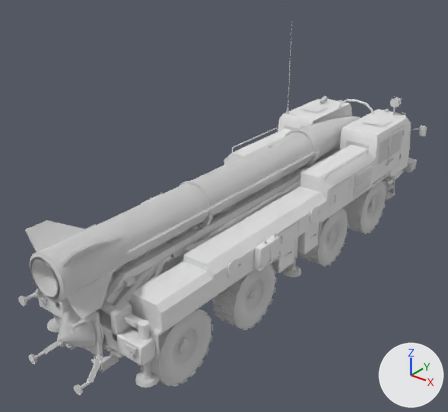
The glTF model models/vehicles/scud.glb: old version first, new version second.
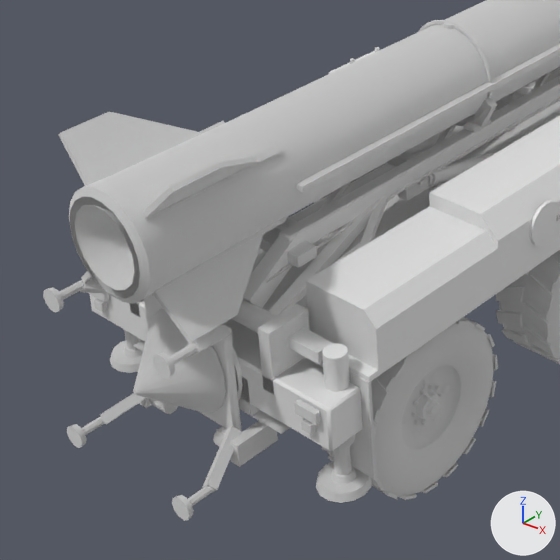
The first picture shows the older version from a 50 mm lens placed at (7.85, -11.12, 8.24), pointed at (-0.37, -0.85, 1.87). The close-ups show the older and then the newer version on the part from 0% to 54% of the width and 42% to 100% of the height of that picture. Only the edits that show in the close-ups are written down. Arrows for +X, +Y and +Z are at lower right; the lights stay in place. Where no turn or scale is listed for an object, it has been applied to the vertices. Vertices at exactly the same position are counted once.

Objects in the first close-up: 'body', 'erector', 'jack_rl', 'jack_rr', 'missile', 'pad', 'ram_r', 'wheel_3r', 'wheel_4r' and 3 more.
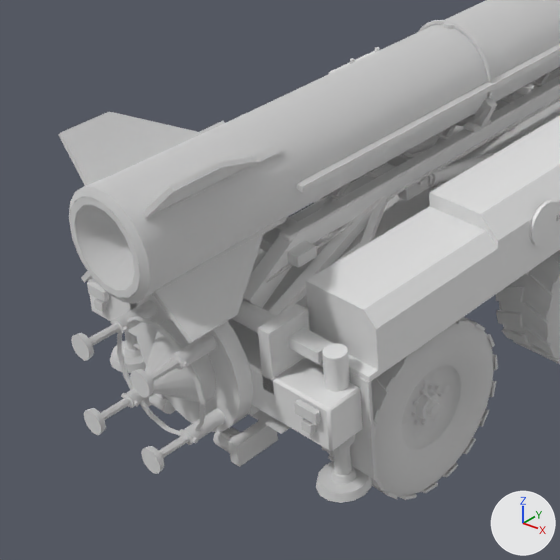
Where the change shows, as pixel boxes [x1, y1, x2, y2] in the close-ups (560 x 560 px):
'pad', reshaped (9% narrower, 26% shorter)
    before: [43, 278, 243, 521]
    after: [71, 294, 253, 474]
part 1 of me_missile, built on
    before: [74, 205, 139, 290]
    after: [69, 197, 140, 298]
part 2 of me_pad, added
    after: [135, 294, 253, 432]
part 3 of me_pad, added
    after: [171, 334, 217, 370]
part 4 of me_pad, added
    after: [148, 358, 180, 382]
part 5 of me_pad, added
    after: [130, 369, 154, 398]
part 6 of me_pad, added
    after: [112, 300, 157, 334]
part 7 of me_pad, added
    after: [89, 323, 120, 345]
part 8 of me_pad, added
    after: [71, 333, 94, 361]
part 9 of me_pad, added
    after: [123, 389, 156, 408]
part 10 of me_pad, added
    after: [101, 397, 131, 420]
part 11 of me_pad, added
    after: [84, 408, 106, 435]
part 12 of me_pad, added
    after: [181, 408, 225, 445]
part 13 of me_pad, added
    after: [159, 434, 189, 458]
part 14 of me_pad, added
    after: [141, 446, 165, 474]
part 15 of me_pad, rebuilt (not visible afterwards)
    before: [233, 348, 243, 401]
part 16 of me_pad, rebuilt (23% narrower, 22% shorter)
    before: [133, 308, 226, 413]
    after: [145, 320, 216, 402]
part 17 of me_pad, rebuilt (mostly hidden before)
    before: [222, 427, 227, 434]
    after: [220, 427, 241, 440]
part 18 of me_pad, added
    after: [117, 316, 205, 436]
part 19 of me_pad, deleted
    before: [43, 278, 242, 521]
part 20 of me_pad, deleted
    before: [144, 294, 241, 430]

Patch to the scene script:
```diff
--- a/models/vehicles/scud.glb.py
+++ b/models/vehicles/scud.glb.py
@@ me_missile @@
 # used by ob_missile; parent = ob_erector; location = (0.0, -0.91, 0.9)
-me_missile.from_pydata(...)  # 455 vertices, 796 faces; spans x -0.65..0.65, y 0.0..11.16, z -0.65..0.65
+me_missile.from_pydata(...)  # 471 vertices, 828 faces; spans x -0.65..0.65, y 0.0..11.16, z -0.65..0.65
+# me_missile part 1
+# 32 faces are deleted
+# 16 vertices are added at x -0.39..0.39, y 0.0, z -0.39..0.39
+# 64 new faces join them
 me_missile.materials.append(mat_detail)
@@ me_pad @@
-me_pad.from_pydata(...)  # 416 vertices, 672 faces; spans x -0.75..0.75, y -0.7..0.17, z -0.155..1.335
+me_pad.from_pydata(...)  # 610 vertices, 1032 faces; spans x -0.615..0.615, y -0.7..0.2, z -0.076..1.205
+# me_pad part 2: a new loose piece, a 24-sided cylinder along y spanning x -0.615..0.615, y -0.03..0.11, z -0.025..1.205, in mat_paint (white #e7e7e7)
+# me_pad part 3: a new loose piece, a 10-sided cylinder along y spanning x 0.289..0.419, y -0.36..-0.03, z 0.882..1.005, in mat_detail (white #e7e7e7)
+# me_pad part 4: a new loose piece, an 8-sided cylinder along y spanning x 0.321..0.386, y -0.65..-0.34, z 0.911..0.976, in mat_detail (white #e7e7e7)
+# me_pad part 5: a new loose piece, a 12-sided cut cone along y (radius 0.11 at the low end, 0.1 at the high end) spanning x 0.247..0.46, y -0.7..-0.65, z 0.837..1.05, in mat_detail (white #e7e7e7)
+# me_pad part 6: a new loose piece, a 10-sided cylinder along y spanning x -0.419..-0.289, y -0.36..-0.03, z 0.882..1.005, in mat_detail (white #e7e7e7)
+# me_pad part 7: a new loose piece, an 8-sided cylinder along y spanning x -0.386..-0.321, y -0.65..-0.34, z 0.911..0.976, in mat_detail (white #e7e7e7)
+# me_pad part 8: a new loose piece, a 12-sided cut cone along y (radius 0.11 at the low end, 0.1 at the high end) spanning x -0.46..-0.247, y -0.7..-0.65, z 0.837..1.05, in mat_detail (white #e7e7e7)
+# me_pad part 9: a new loose piece, a 10-sided cylinder along y spanning x -0.419..-0.289, y -0.36..-0.03, z 0.175..0.298, in mat_detail (white #e7e7e7)
+# me_pad part 10: a new loose piece, an 8-sided cylinder along y spanning x -0.386..-0.321, y -0.65..-0.34, z 0.204..0.269, in mat_detail (white #e7e7e7)
+# me_pad part 11: a new loose piece, a 12-sided cut cone along y (radius 0.11 at the low end, 0.1 at the high end) spanning x -0.46..-0.247, y -0.7..-0.65, z 0.13..0.343, in mat_detail (white #e7e7e7)
+# me_pad part 12: a new loose piece, a 10-sided cylinder along y spanning x 0.289..0.419, y -0.36..-0.03, z 0.175..0.298, in mat_detail (white #e7e7e7)
+# me_pad part 13: a new loose piece, an 8-sided cylinder along y spanning x 0.321..0.386, y -0.65..-0.34, z 0.204..0.269, in mat_detail (white #e7e7e7)
+# me_pad part 14: a new loose piece, a 12-sided cut cone along y (radius 0.11 at the low end, 0.1 at the high end) spanning x 0.247..0.46, y -0.7..-0.65, z 0.13..0.343, in mat_detail (white #e7e7e7)
+# me_pad part 15: the loose piece of 80 vertices spanning x -0.494..0.494, y 0.07..0.11, z 0.096..1.084 is rebuilt with 48 vertices and now spans x -0.496..0.496, y 0.11..0.145, z 0.094..1.086, in mat_paint (white #e7e7e7)
+# me_pad part 16: the loose piece of 32 vertices spanning x -0.451..0.451, y -0.52..-0.02, z 0.139..1.041 is rebuilt with 32 vertices and now spans x -0.353..0.353, y -0.46..-0.03, z 0.237..0.943
+# me_pad part 17: the loose piece of 8 vertices spanning x 0.35..0.45, y -0.048..0.078, z -0.015..0.112 is rebuilt with 8 vertices and now spans x 0.35..0.45, y -0.058..0.078, z -0.016..0.086
+# me_pad part 18: a new loose piece of 66 vertices spanning x -0.522..0.522, y -0.302..-0.258, z 0.068..1.112, in mat_detail (white #e7e7e7)
+# me_pad part 19: 16 loose pieces with 208 vertices, spanning x -0.75..0.75, y -0.7..0.17, z -0.155..1.335, are deleted
+# me_pad part 20: 24 vertices removed from x -0.493..0.493, y -0.01..0.07, z 0.097..1.083
+# other edits to the shape of me_pad do not show in these pictures
 me_pad.materials.append(mat_paint)
```
